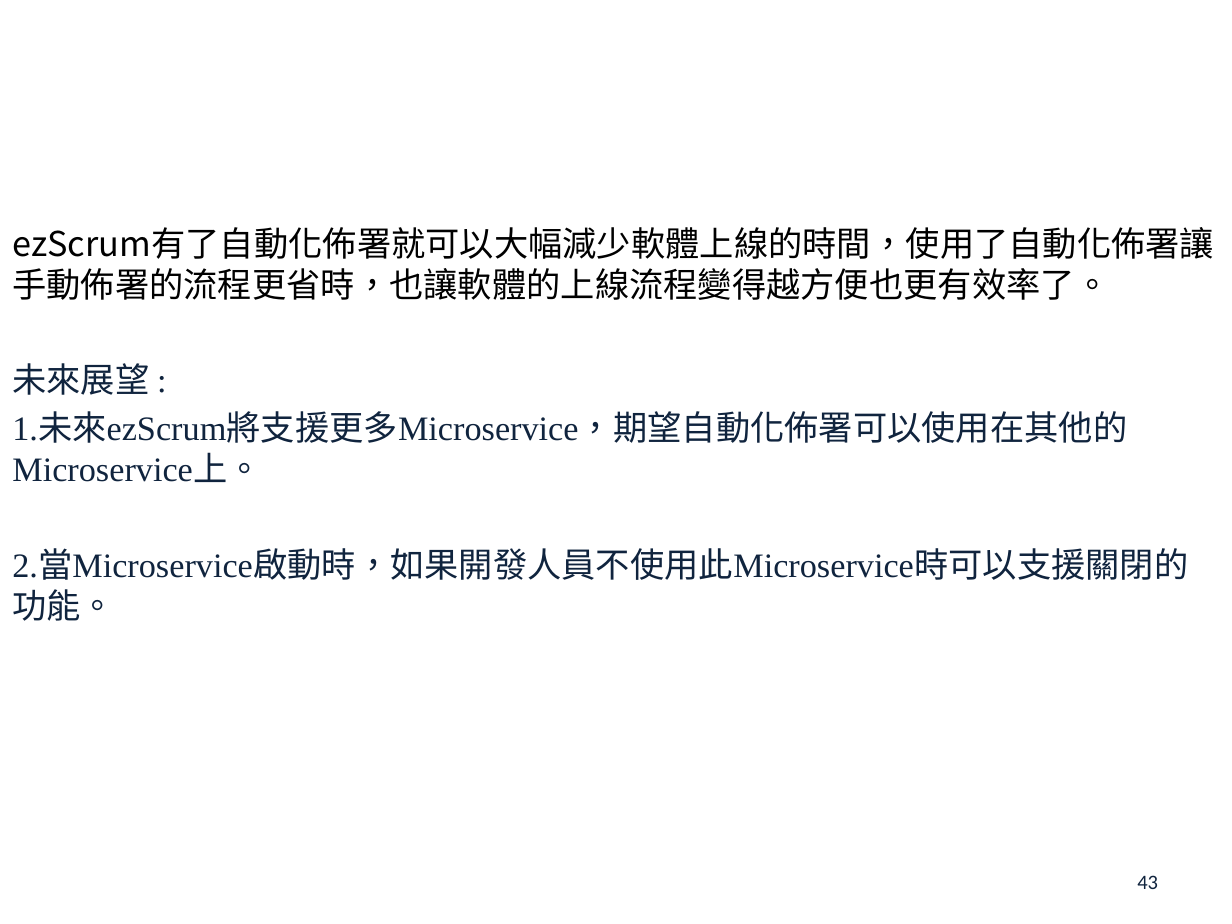
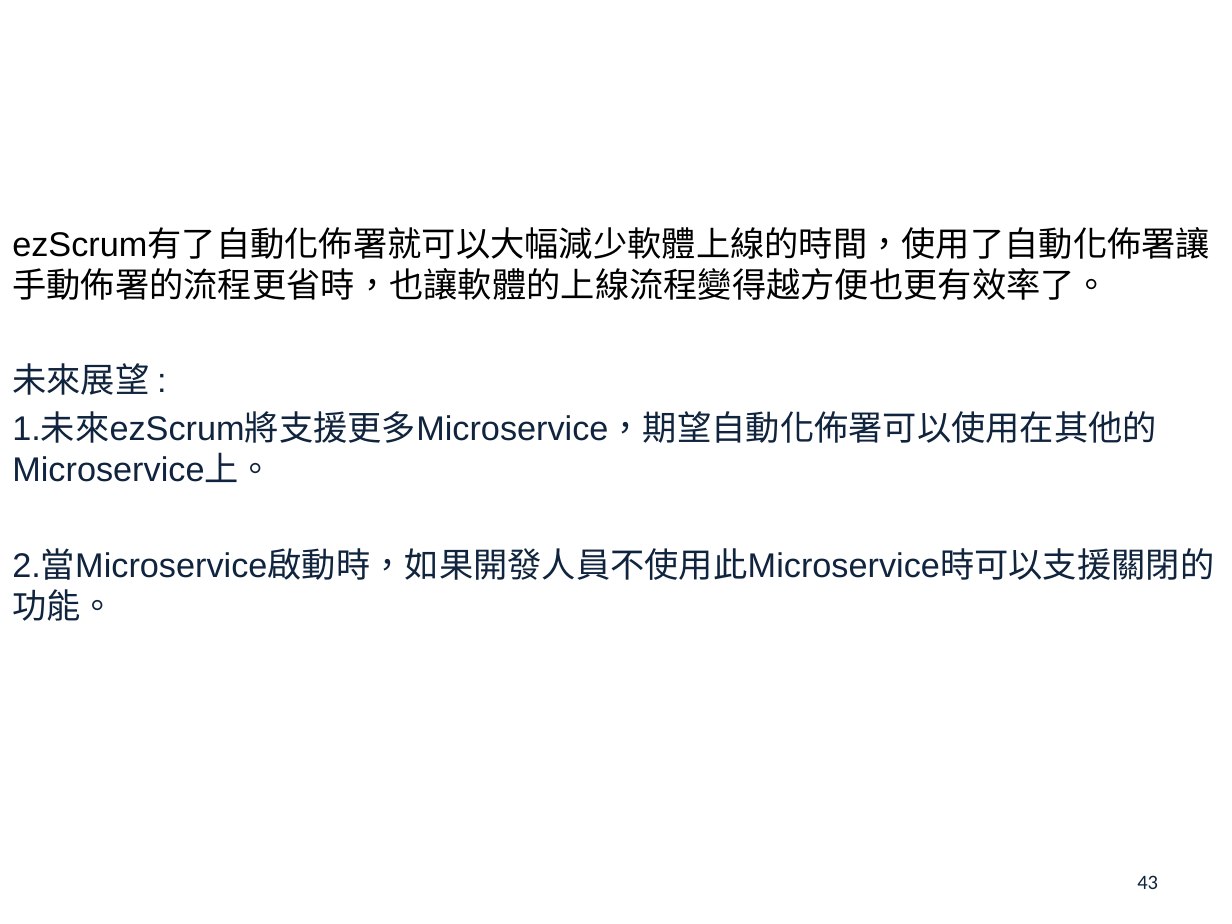
Before and after one commit to john78530/thesis, a slide deck: slide 43 of Oral.pptx. Drawn at 1232x924 pixels with LibreOffice and Linux fonts; fonts in the diff are those of the drawing; background and template pictures are left out. Boxes give left, top, right and bottom in pixels: in the first picture for what was removed or moved away, otherwise in the second. Text is boxed around its words. In the diff, an @@ line names an element or a change of style, - is before the commit and + after.

```diff
--- a/Oral.pptx
+++ b/Oral.pptx
@@ text "ezScrum有了自動化佈署就可以大幅減少軟體上線的時間，使用了自動化佈署讓手動佈署的流程更省時，也讓軟體的上線流程變得 ..." at (12,228,1214,621): font Noto Sans CJK SC to Arial in "ezScrum有了自動化佈署就可以大幅減少軟體上線的時間，使用了自動化佈署讓手動佈署的流程更省時，也讓軟體的上線流程變得 ..."; font Times New Roman to Arial in "ezScrum有了自動化佈署就可以大幅減少軟體上線的時間，使用了自動化佈署讓手動佈署的流程更省時，也讓軟體的上線流程變得 ...", "未來展望 :", "1.未來ezScrum將支援更多Microservice，期望自動化佈署可以使用在其他的Microservice上。", "2.當Microservice啟動時，如果開發人員不使用此Microservice時可以支援關閉的功能。" @@
```
Also in this commit, not shown: 2 other slides changed, 4 slides removed.
